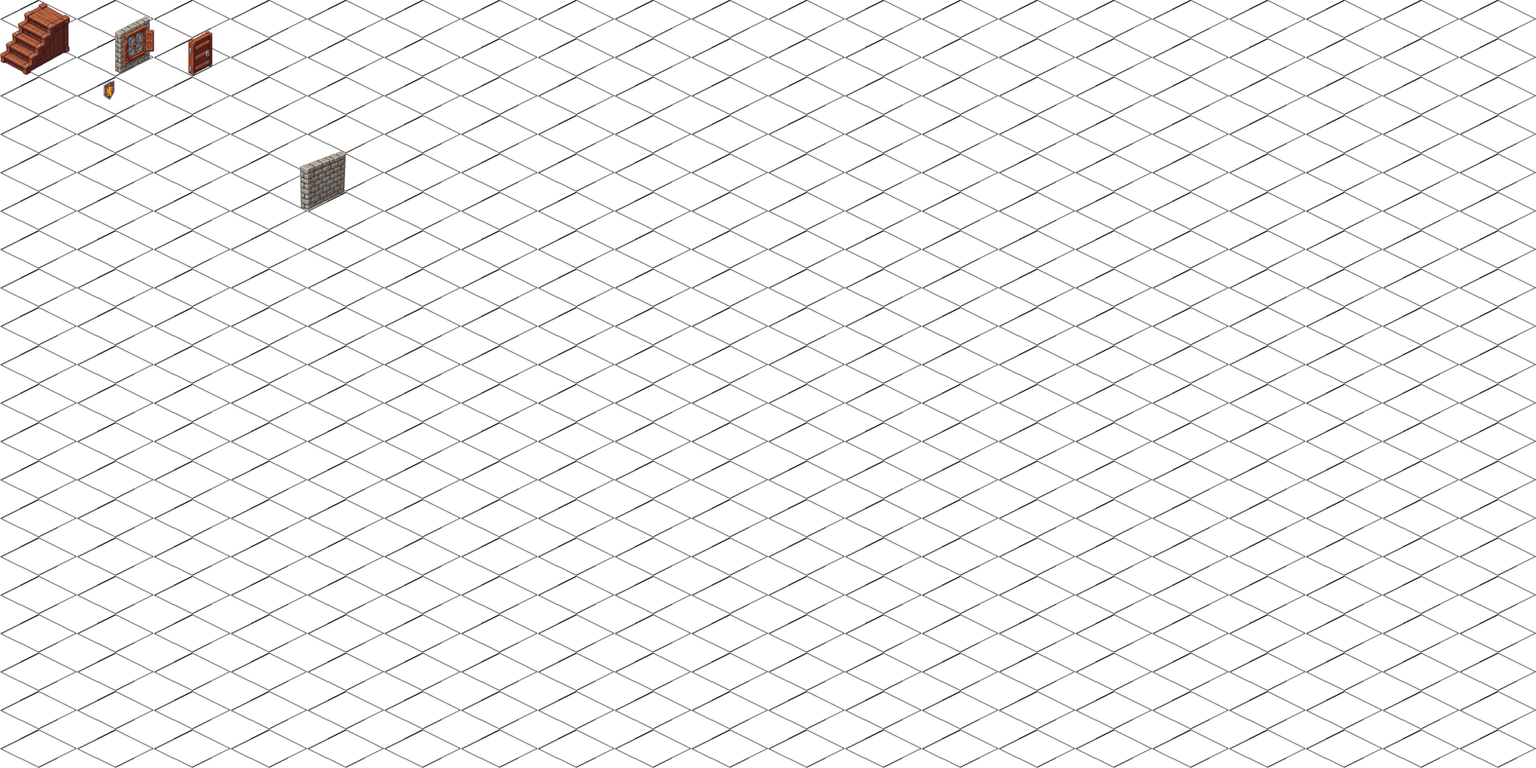
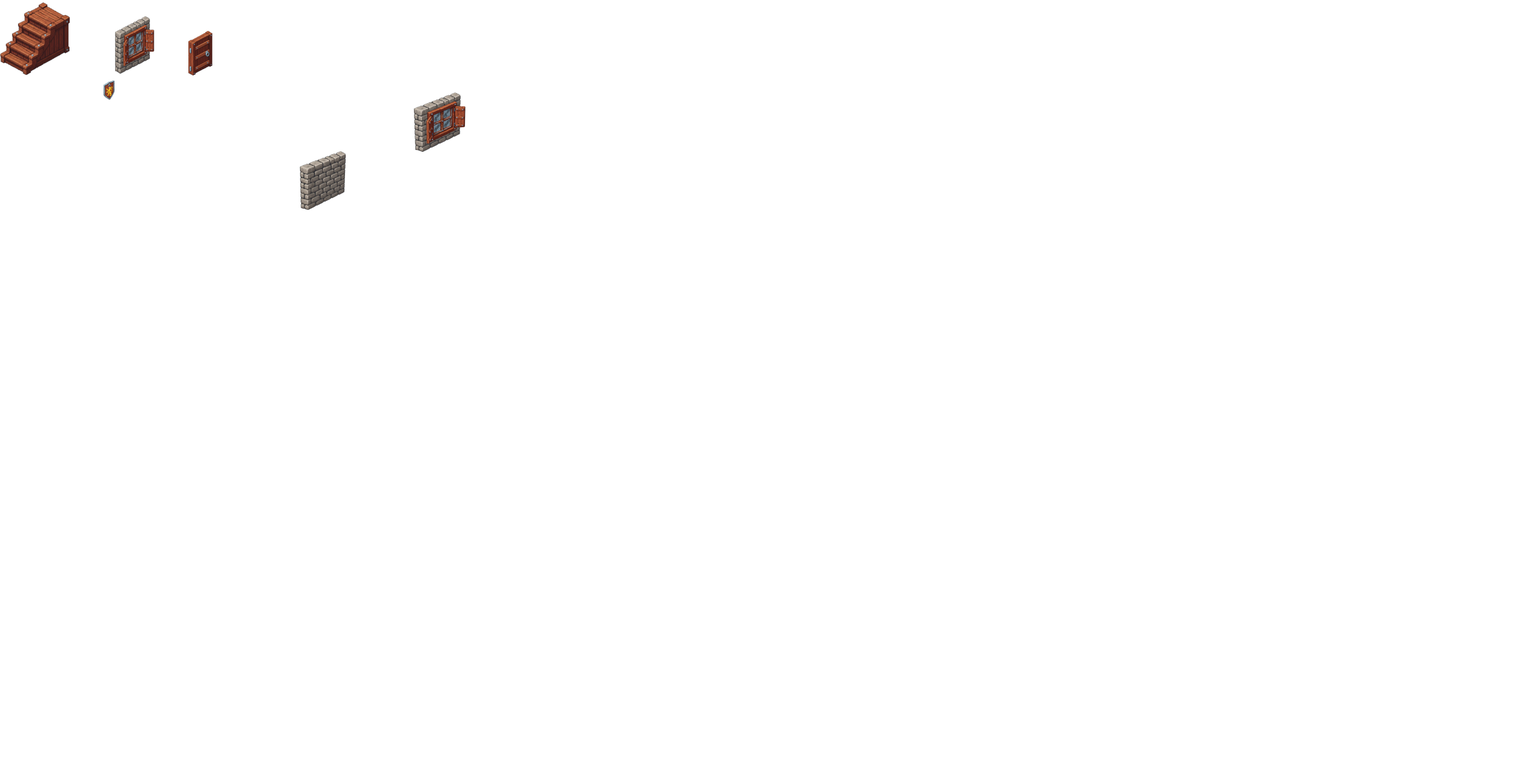
Before/after of a 1536×768 layered artwork. What changed in the layer stack:
added layer "Gemini_Generated_Image_klcomtklcomtklco.png copy #1" above "Gemini_Generated_Image_fqyzx9fqyzx9fqyz.png copy" over [413, 92, 466, 153]
hid "sizing copy #1" over [0, 0, 1536, 768]
